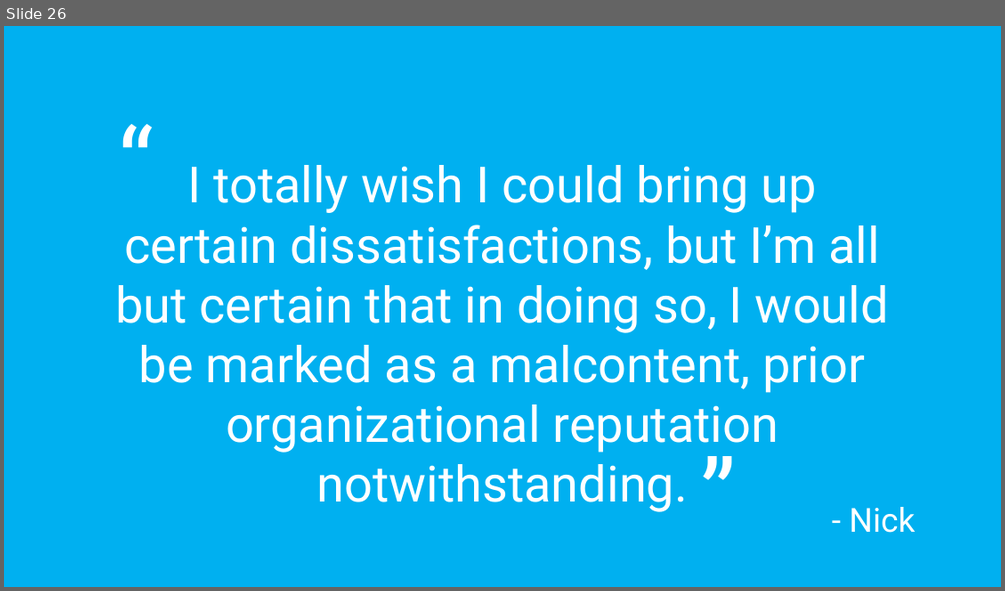
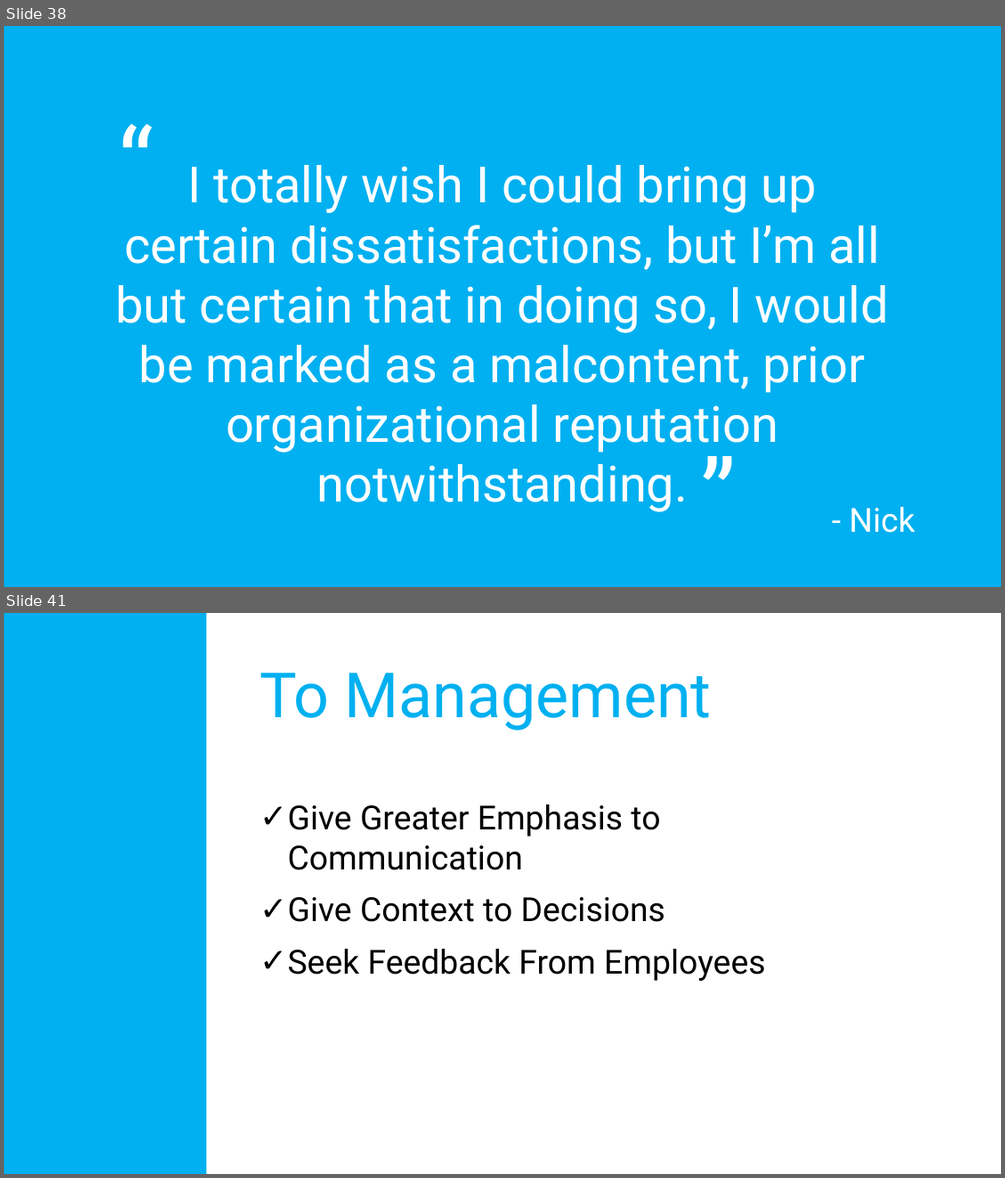
Before and after one commit to amadorchavez/amadorchavez.github.io, a slide deck: nifty/Culture.Values.pptx. Shown one above the other, each under a label of ours: slide 26 before the commit, slides 38 and 41 after it; the slides between them are not shown. The pictures are 1005x591 and 1005x1178 pixels, drawn with LibreOffice and Linux fonts; fonts in the diff are those of the drawing. Boxes give left, top, right and bottom in pixels: in the first picture for what was removed or moved away, otherwise in the second. Text is boxed around its words. In the diff, an @@ line names an element or a change of style, - is before the commit and + after.

```diff
--- a/nifty/Culture.Values.pptx
+++ b/nifty/Culture.Values.pptx
@@ slide 41 added at [4, 613, 1001, 1174], background #FFFFFF @@
@@ rectangle added at [4, 613, 207, 1174], fill #00B0F0 @@
@@ text added at [259, 673, 712, 730], 60 pt, text #00B0F0 @@
+To Management
@@ text added at [288, 804, 765, 981], 32 pt, text #000000 @@
+✓ Give Greater Emphasis to Communication
+✓ Give Context to Decisions
+✓ Seek Feedback From Employees
@@ what was slide 26 is now slide 38 @@
```
Also in this commit, not shown: 12 slides changed, 16 other slides added, 2 slides removed, 49 other files.
